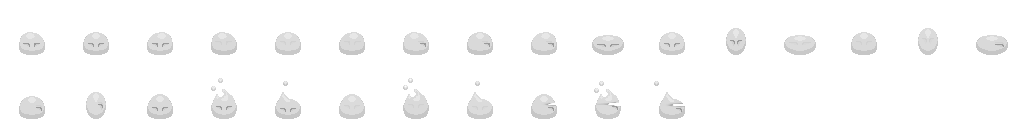
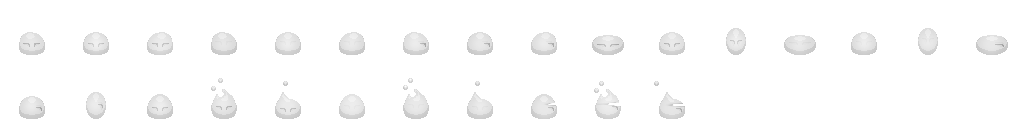
Layers edited between the first and the second 1024x128 image:
painted on "Slime" over [19, 29, 1005, 119]
